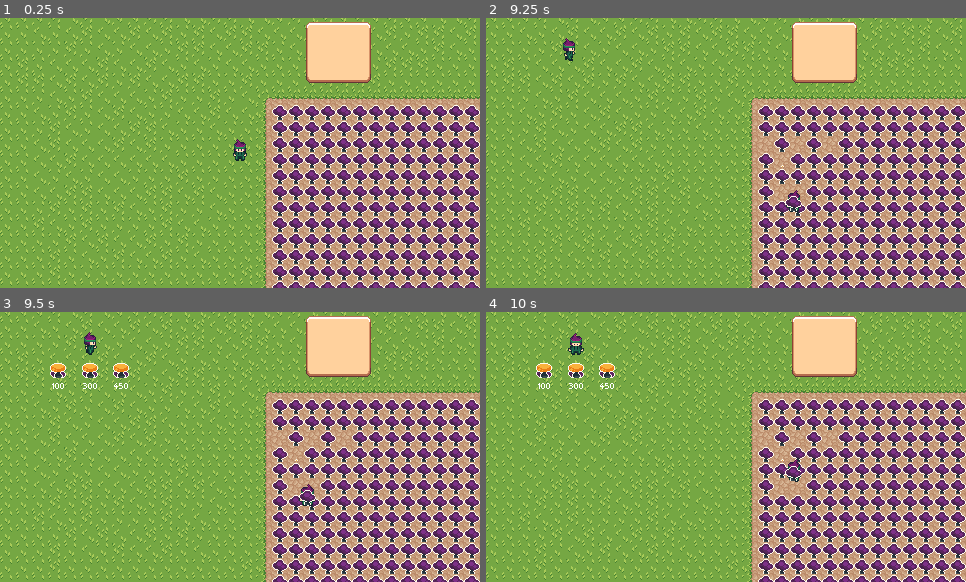
Above: before the commit, frames 1-4 (two rows, left to right).
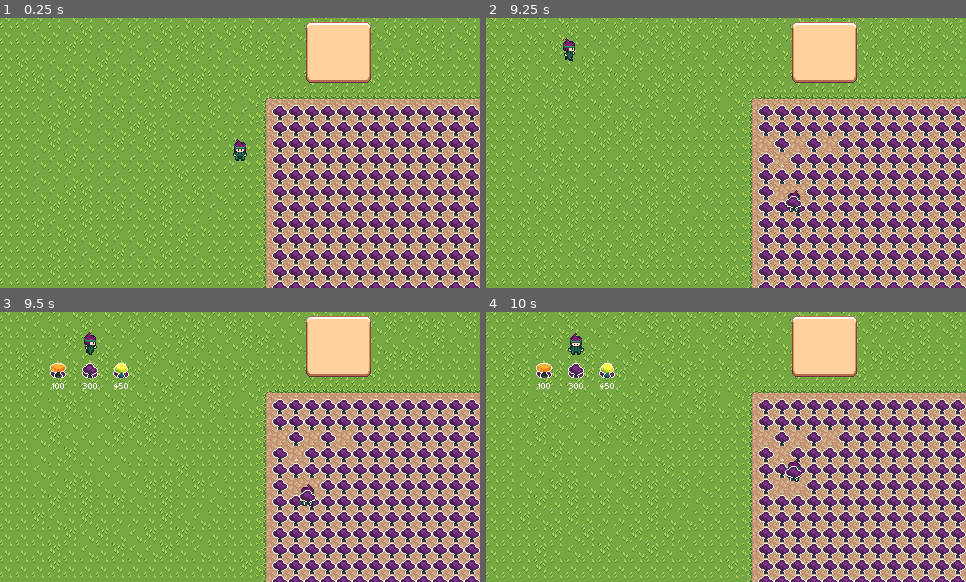
Above: after the commit, the same moments.

Repository: Jukaio/GGJ2024
Game: Godot game, scene res://scenes/EntryPoint.tscn
Same seed, same stepped clock (60 frames per second), same inputs: the game is played once before the commit and once after it.
Inputs:
- Up to frame 1 (0.25 s): no input
- Up to frame 2 (9.25 s): tap Enter (Start) at 0.5, 0.6, 2, 2.1, 3.5, 3.6, 5, 5.1, 6.6, 8.1 s; hold D (right) 0.53-1.28 s; hold S (down) 1.28-2.03 s; tap Space (interact) every 1.5 s from 1.35 to 8.85 s; hold D (right) 2.03-2.78 s; hold W (up) 2.78-3.53 s; hold A (left) 3.53-5.03 s; hold S (down) 5.03-5.78 s; hold D (right) 5.78-6.53 s; hold W (up) 6.53-7.28 s; hold D (right) 7.28-8.03 s; hold S (down) 8.03-8.78 s; hold A (left) from 8.78 s (still down)
- Up to frame 3 (9.5 s): keep holding A (left)
- Up to frame 4 (10 s): release A (left) at 9.53 s; hold W (up) from 9.53 s (still down); tap Enter (Start) at 9.6 s

Frames 1-2 are identical in both runs. In frame 3, 0.2% of the frame differs, in the area x 17-27%, y 18-25%; in frame 4, 0.2%.

Commit message:
mushrooms

Diff:
--- a/scripts/ShopKeepCharacter.gd
+++ b/scripts/ShopKeepCharacter.gd
@@ -23,8 +23,8 @@
 func _ready():
 
 	shopSlot1.set_shop_item(0, 100)
-	shopSlot2.set_shop_item(0, 300)
-	shopSlot3.set_shop_item(0, 450)
+	shopSlot2.set_shop_item(1, 300)
+	shopSlot3.set_shop_item(2, 450)
 
 	shopSlot1.visible = false
 	shopSlot2.visible = false
Not shown: 1 places in scenes/EntryPoint.tscn that only renumber resources
